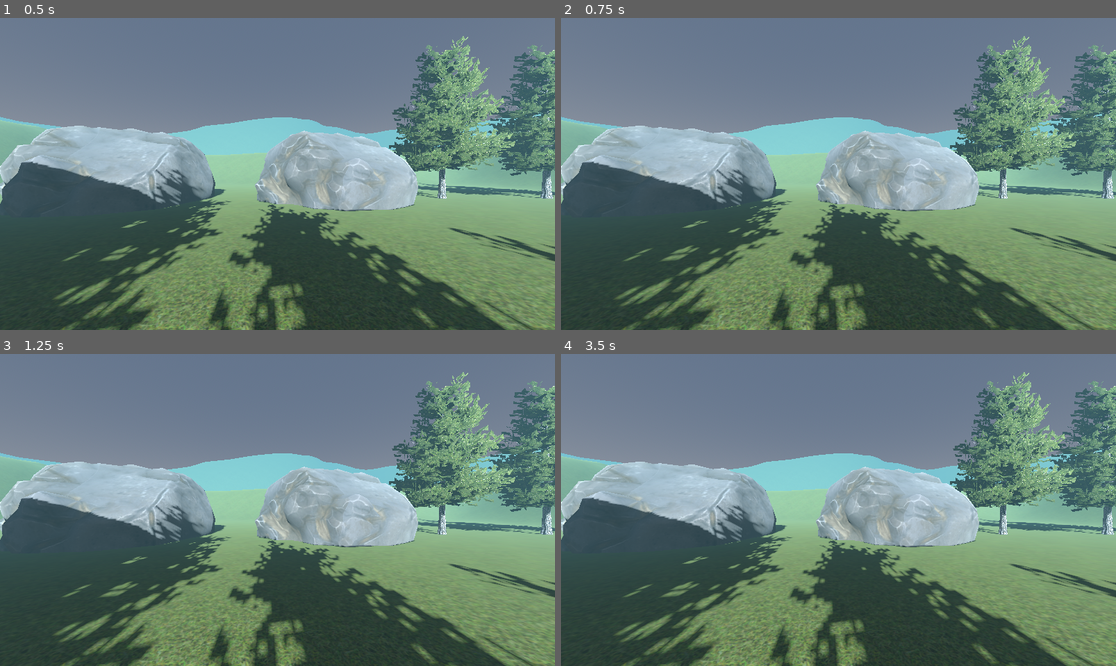
Above: before the commit, frames 1-4 (two rows, left to right).
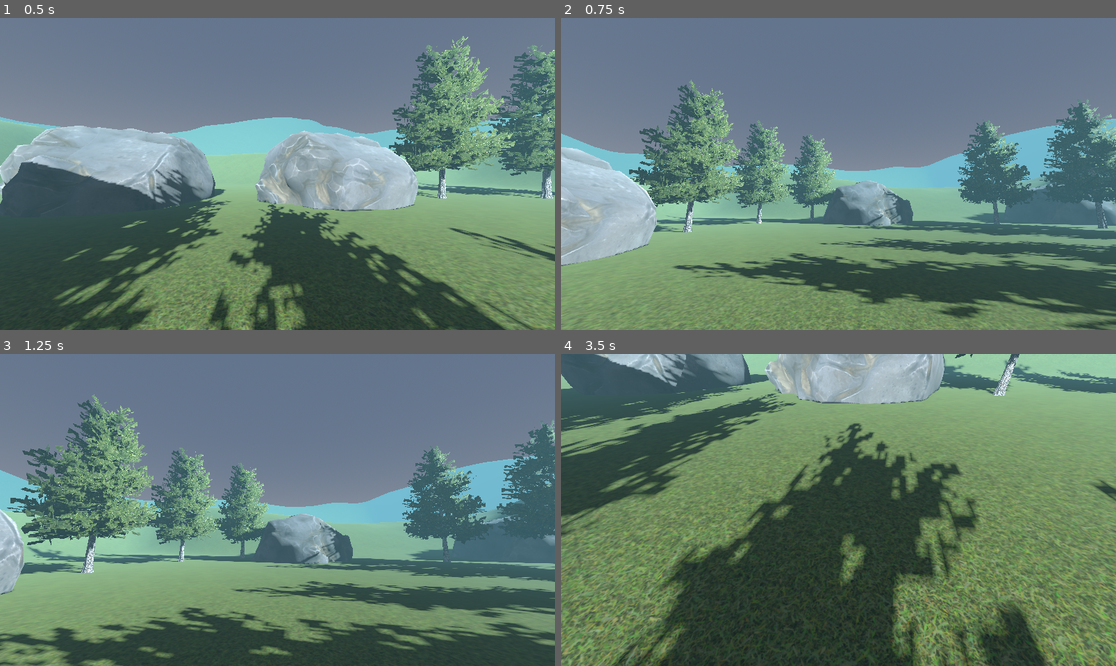
Above: after the commit, the same moments.

Repository: dspad/walking-simulator
Game: Godot game, scene res://main.tscn
Same seed, same stepped clock (60 frames per second), same inputs: the game is played once before the commit and once after it.
Inputs (mouse positions are in pixels of both pictures, inside the frame that each line leads up to):
- Up to frame 1 (0.5 s): no input
- Up to frame 2 (0.75 s): tap Enter at 0.5 s; move the mouse to (960, 158) at 0.52 s; hold D (move_right) from 0.53 s (still down)
- Up to frame 3 (1.25 s): keep holding D (move_right)
- Up to frame 4 (3.5 s): move the mouse to (727, 525) at 1.27 s; release D (move_right) at 1.28 s; hold S (move_back) 1.28-2.03 s; move the mouse to (894, 441) at 2.02 s; hold D (move_right) 2.03-2.78 s; move the mouse to (810, 572) at 2.77 s; hold W (move_forward) from 2.78 s (still down)

Frame 1 is identical in both runs. In frame 2, 58% of the frame differs, in the area x 0-100%, y 5-100%; in frame 3, 57%; in frame 4, 86%, in the area x 0-100%, y 0-100%.

Commit message:
v5 - aggiornamento script movimenti

Diff:
--- a/PlayerController.gd
+++ b/PlayerController.gd
@@ -4,7 +4,7 @@
 #movement variables
 #crea menu a discesa nell'inspector per collezionare le variabili esposte
 @export_group("Movement")
-@export var max_speed : float = 4.0
+@export var max_speed : float = 4.0 #4m al secondo
 @export var walk_accelleration : float = 20.0
 @export var breaking : float = 20.0
 @export var air_accelleration : float = 4.0
@@ -26,10 +26,25 @@
 
 
 func _ready():
-	pass
+	#
+	Input.mouse_mode = Input.MOUSE_MODE_CAPTURED
 
 func _physics_process(delta: float):
-	pass
+	# lettura input movimento
+	var move_input = Input.get_vector("move_left","move_right", "move_forward","move_back")
+	velocity = Vector3(move_input.x,0,move_input.y) * max_speed
+	move_and_slide()
+
+	#lettura movimento camera
+	#per il movimento laterale dobbiamo ruotare tutto il character
+	rotate_y(-camera_look_input.x * look_sensivity)
+
+	#per il movimento verticale, la rotazione è solo della camera
+	camera.rotate_x(-camera_look_input.y * look_sensivity)
+	camera.rotation.x = clamp(camera.rotation.x,-1.5,1.5) #imposta limite (in radianti) della rotazione
+
+	camera_look_input = Vector2.ZERO
 
 func _unhandled_input(event: InputEvent):
-	pass
+	if event is InputEventMouseMotion:
+		camera_look_input = event.relative
Not shown, changed: notes.txt
